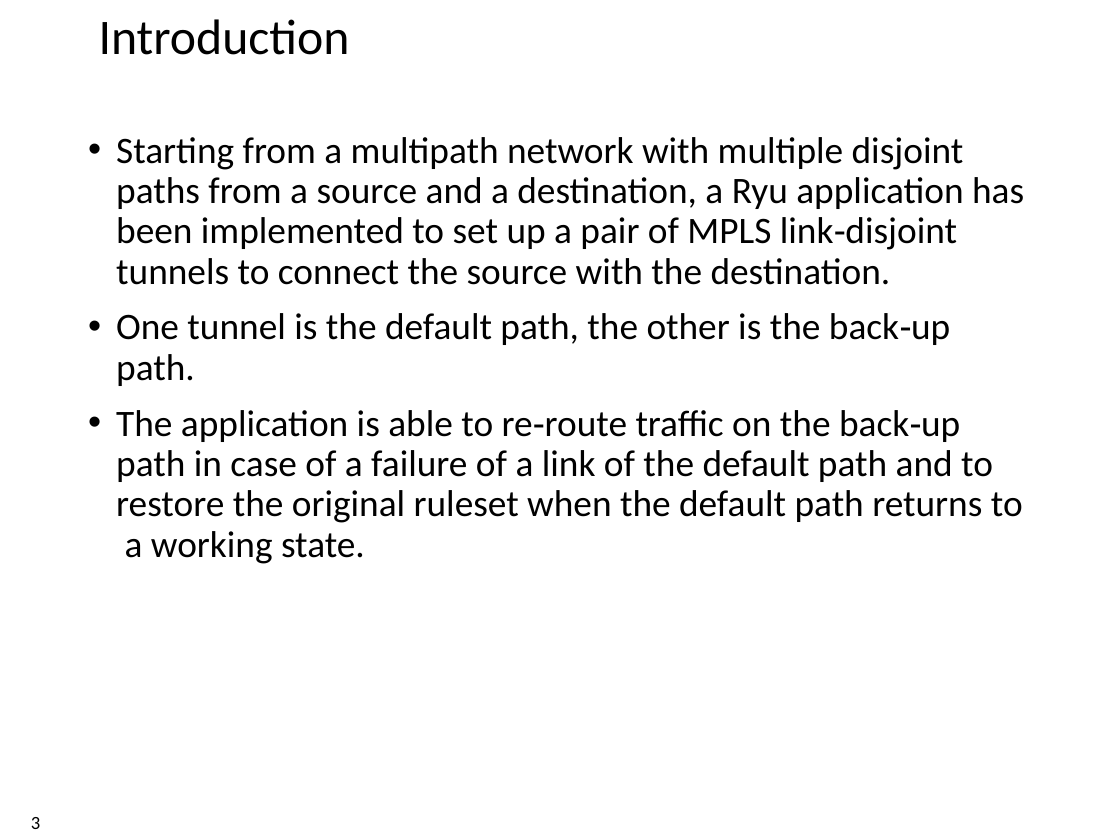
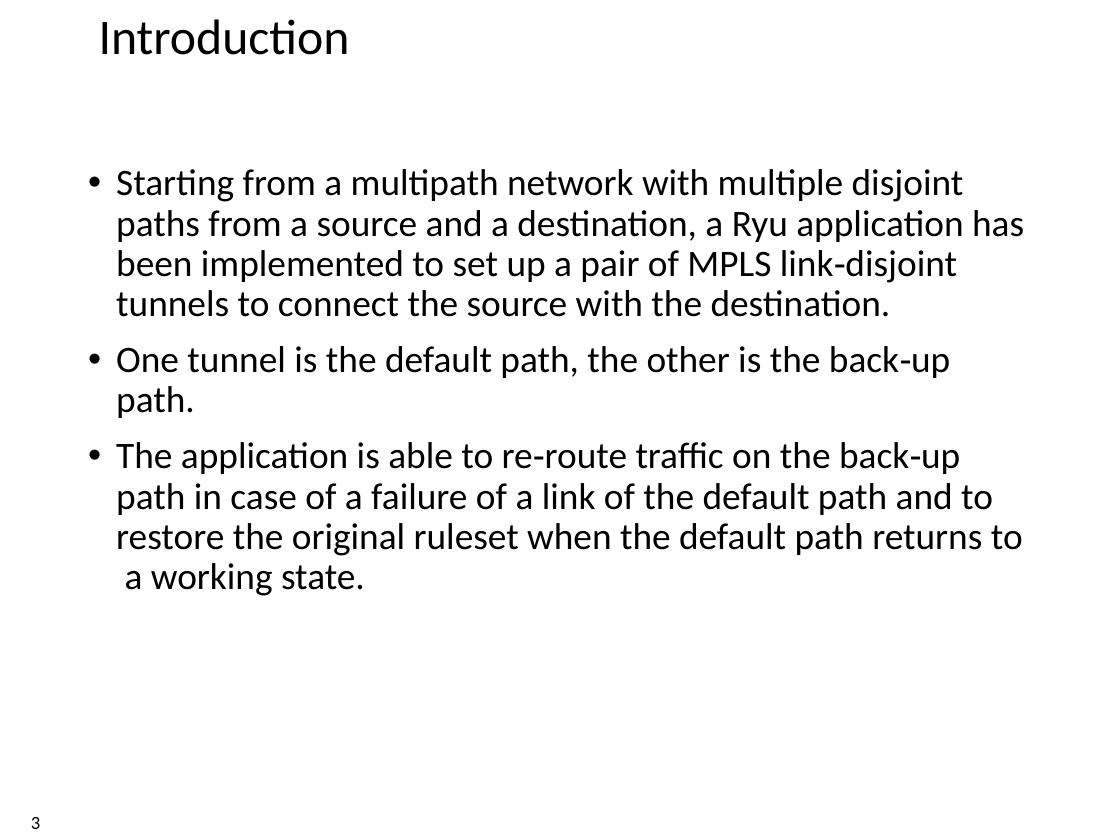
Before and after one commit to xdl907/switching-and-routing-project, a slide deck: slide 3 of template_project_exam__1_.pptx. Drawn at 1120x840 pixels with LibreOffice and Linux fonts; fonts in the diff are those of the drawing; background and template pictures are left out. Boxes give left, top, right and bottom in pixels: in the first picture for what was removed or moved away, otherwise in the second. Text is boxed around its words. In the diff, an @@ line names an element or a change of style, - is before the commit and + after.

```diff
--- a/template_project_exam__1_.pptx
+++ b/template_project_exam__1_.pptx
@@ text "Starting from a multipath network ...": place and size @@
-text "Starting from a multipath network ..." at bbox=[116, 137, 1024, 564]
+text "Starting from a multipath network ..." at bbox=[116, 169, 1024, 596]
```
Also in this commit, not shown: 1 other slide changed, 5 slides added.
